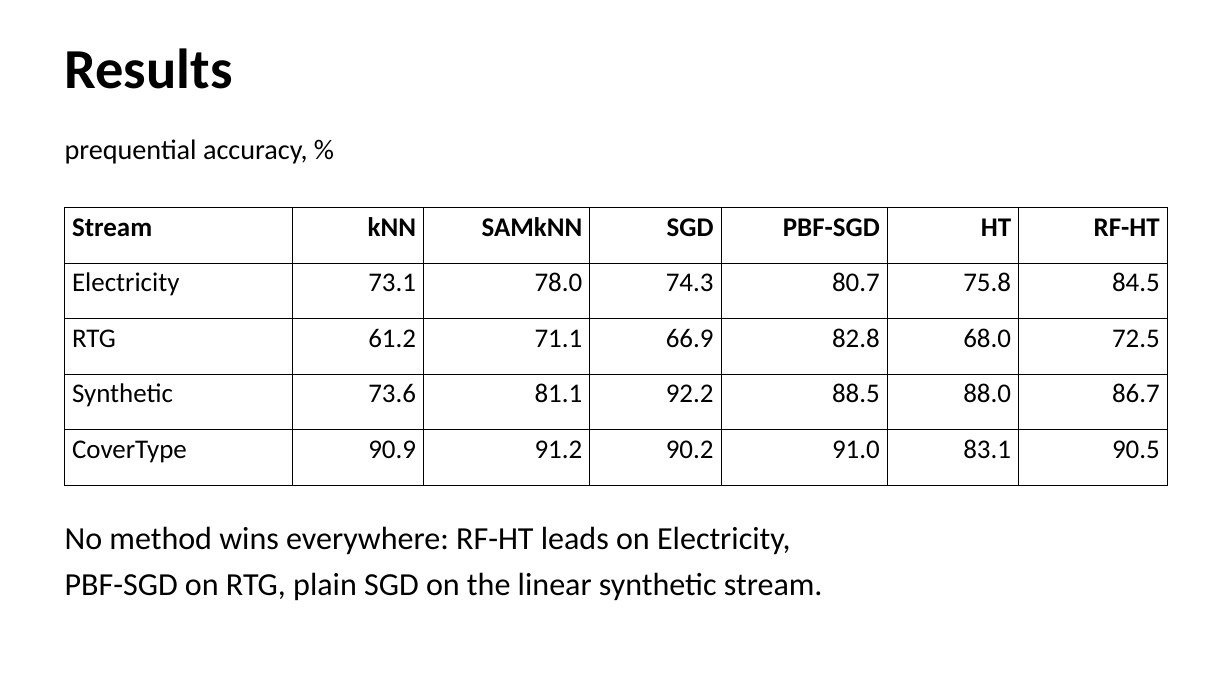
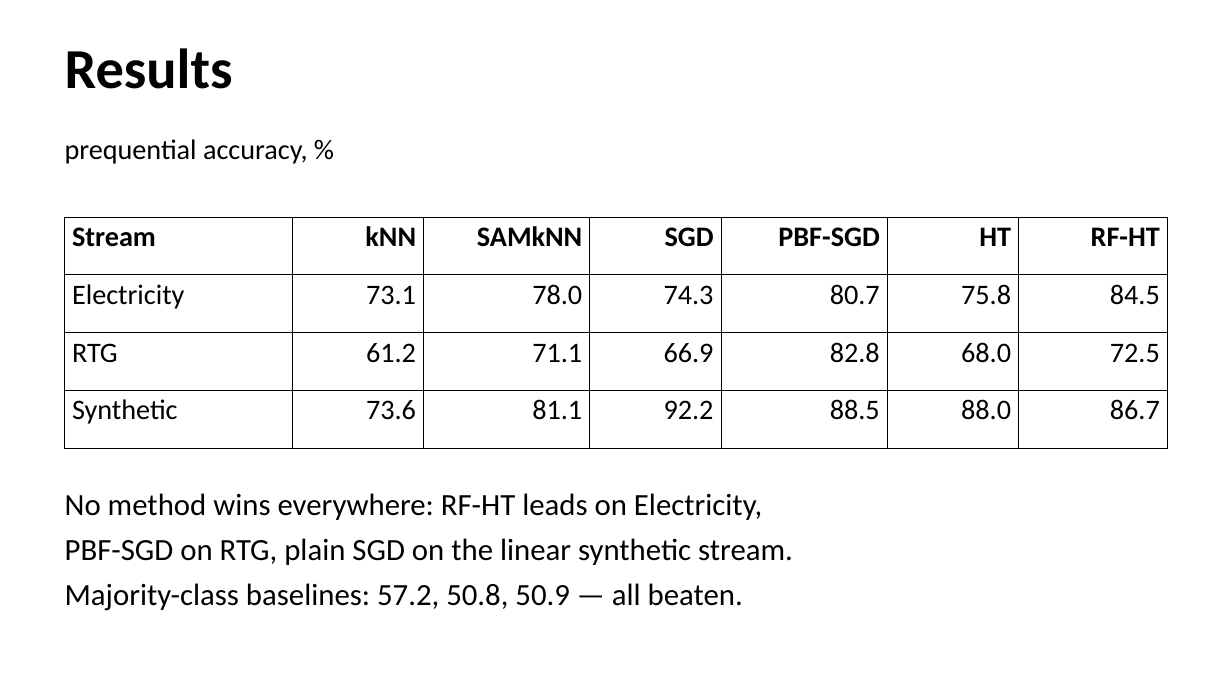
Before and after one commit to phuong0111/time-series-research, a slide deck: slide 18 of data-drift/seminar.pptx. Drawn at 1232x693 pixels with LibreOffice and Linux fonts; fonts in the diff are those of the drawing. Boxes give left, top, right and bottom in pixels: in the first picture for what was removed or moved away, otherwise in the second. Text is boxed around its words. In the diff, an @@ line names an element or a change of style, - is before the commit and + after.

```diff
--- a/data-drift/seminar.pptx
+++ b/data-drift/seminar.pptx
@@ table at [65, 217, 1167, 448] @@
-row 5: CoverType | 90.9 | 91.2 | 90.2 | 91.0 | 83.1 | 90.5
@@ table: place and size @@
-table at [65, 208, 1167, 485]
+table at [65, 217, 1167, 448]
@@ text at [65, 493, 793, 565]: size 25 to 24 pt in "No method wins everywhere: RF-HT leads on ...", "PBF-SGD on RTG, plain SGD on the ..." @@
@@ text "No method wins everywhere: RF-HT ...": place and size @@
-text "No method wins everywhere: RF-HT ..." at [65, 526, 823, 601]
+text "No method wins everywhere: RF-HT ..." at [65, 493, 793, 611]
@@ text at [65, 583, 743, 611]: paragraph added @@
+Majority-class baselines: 57.2, 50.8, 50.9 — all beaten.
```
Also in this commit, not shown: 3 other files.
